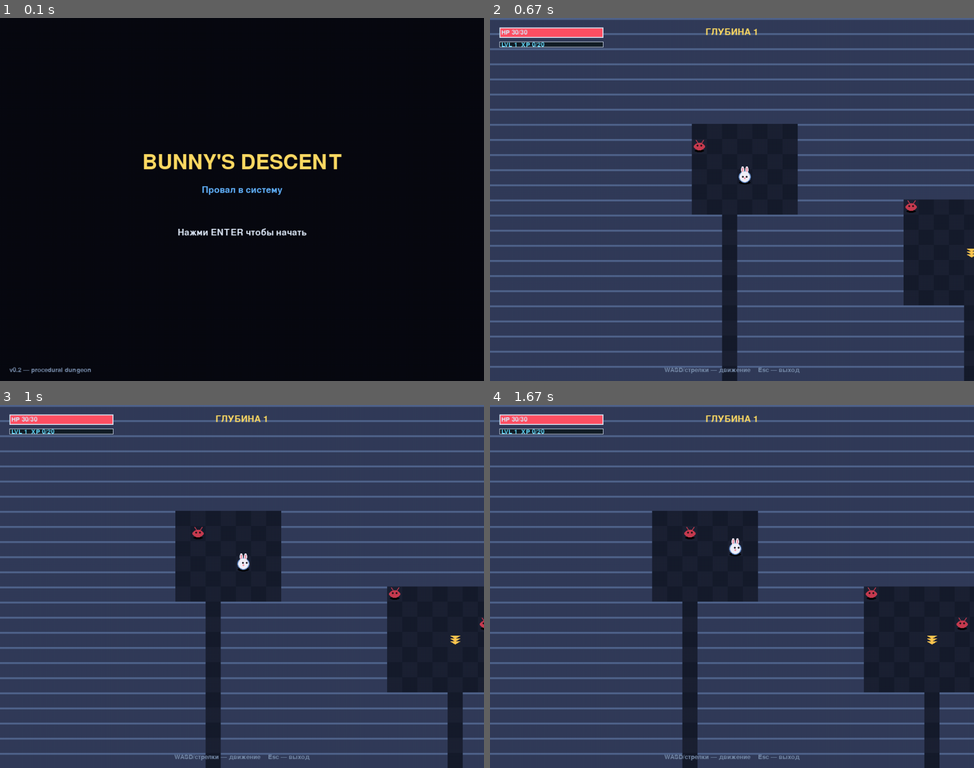
Above: before the commit, frames 1-4 (two rows, left to right).
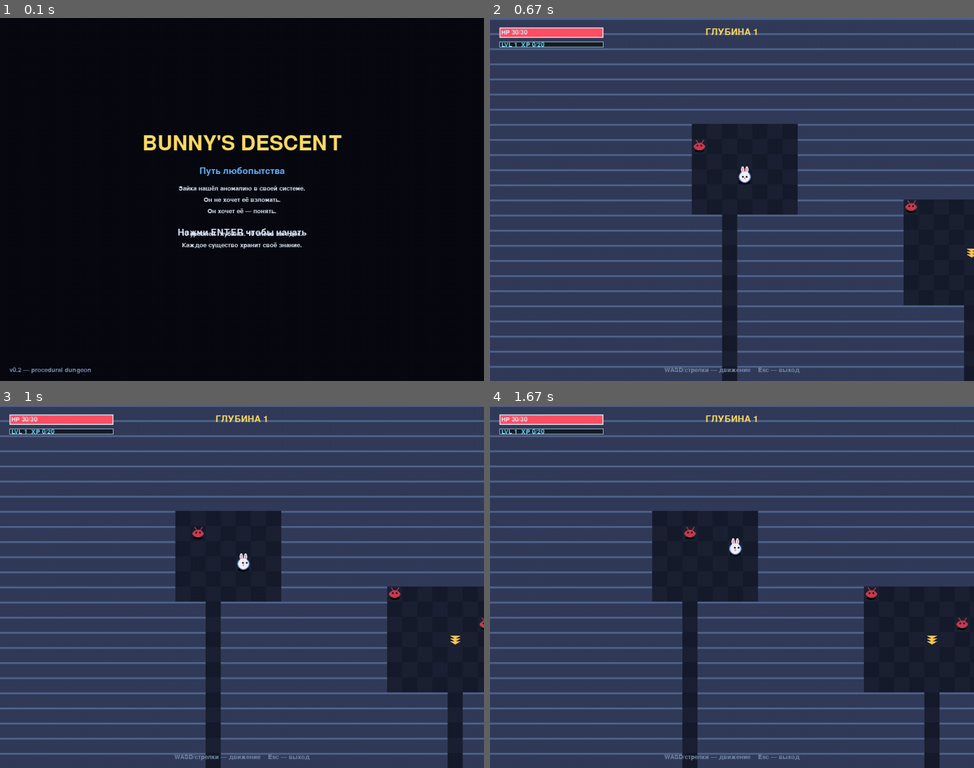
Above: after the commit, the same moments.

Repository: Folombas/PyGame2026
Game: pygame game, started from BunnyDescent/main.py
Two runs of this game, one before a commit and one after it. Both use one fixed random seed, a clock stepped at 60 frames per second and the inputs below.
Inputs:
- Up to frame 1 (0.1 s): no input
- Up to frame 2 (0.67 s): tap Enter at 0.33 s
- Up to frame 3 (1 s): hold Right from 0.67 s (still down)
- Up to frame 4 (1.67 s): release Right at 1.13 s; hold Up 1.17-1.47 s; hold Right from 1.5 s (still down)

The runs differ from the first frame. In frame 1, 3.0% of the frame differs, in the area x 29-71%, y 32-64%; in frame 2, nothing differs; in frame 3, nothing differs; in frame 4, nothing differs.

Commit message:
BunnyDescent: neutral narrative - 'Path of curiosity' instead of hacking

Diff:
--- a/BunnyDescent/main.py
+++ b/BunnyDescent/main.py
@@ -156,11 +156,26 @@
         self.screen.fill(C_BG)
         title = self.font_big.render("BUNNY'S DESCENT", True, C_GOLD)
         tx = WIDTH // 2 - title.get_width() // 2
-        self.screen.blit(title, (tx, HEIGHT // 2 - 100))
-
-        sub = self.font.render("Провал в систему", True, C_ACCENT)
+        self.screen.blit(title, (tx, HEIGHT // 2 - 140))
+
+        sub = self.font.render("Путь любопытства", True, C_ACCENT)
         sx = WIDTH // 2 - sub.get_width() // 2
-        self.screen.blit(sub, (sx, HEIGHT // 2 - 30))
+        self.screen.blit(sub, (sx, HEIGHT // 2 - 70))
+
+        # Философия
+        lore = [
+            "Зайка нашёл аномалию в своей системе.",
+            "Он не хочет её взломать.",
+            "Он хочет её — понять.",
+            "",
+            "10 уровней глубины. 10 слоёв загадок.",
+            "Каждое существо хранит своё знание.",
+        ]
+        for i, line in enumerate(lore):
+            color = C_TEXT if line else C_TEXT
+            l = self.font_small.render(line, True, color)
+            self.screen.blit(l, (WIDTH // 2 - l.get_width() // 2,
+                                  HEIGHT // 2 - 30 + i * 24))
 
         if int(self.timer * 2) % 2 == 0:
             hint = self.font.render("Нажми ENTER чтобы начать", True, C_TEXT)
